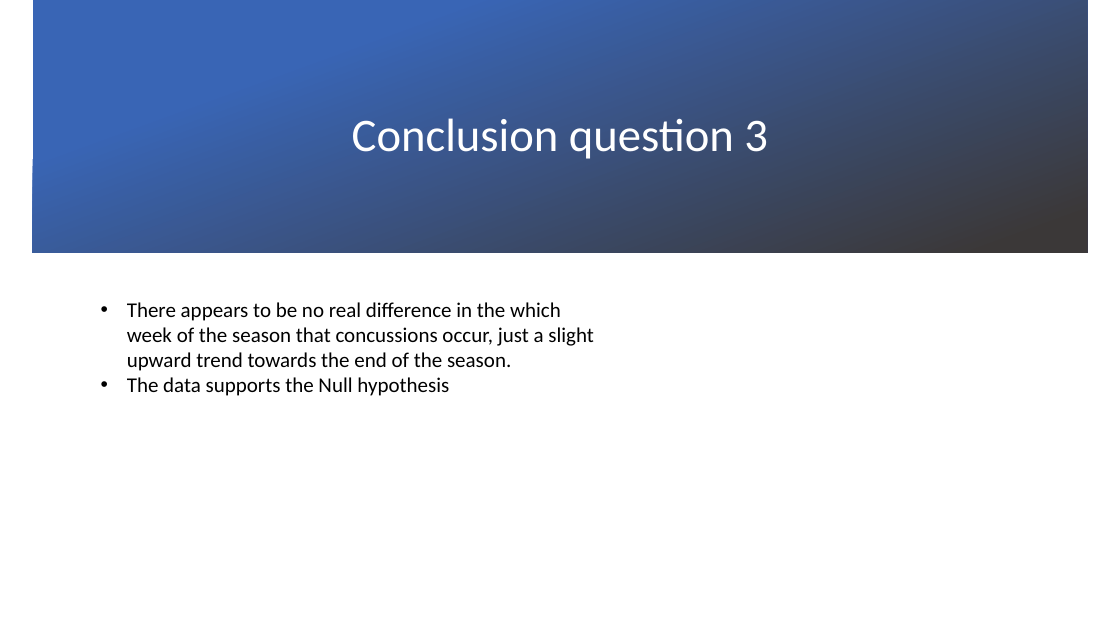
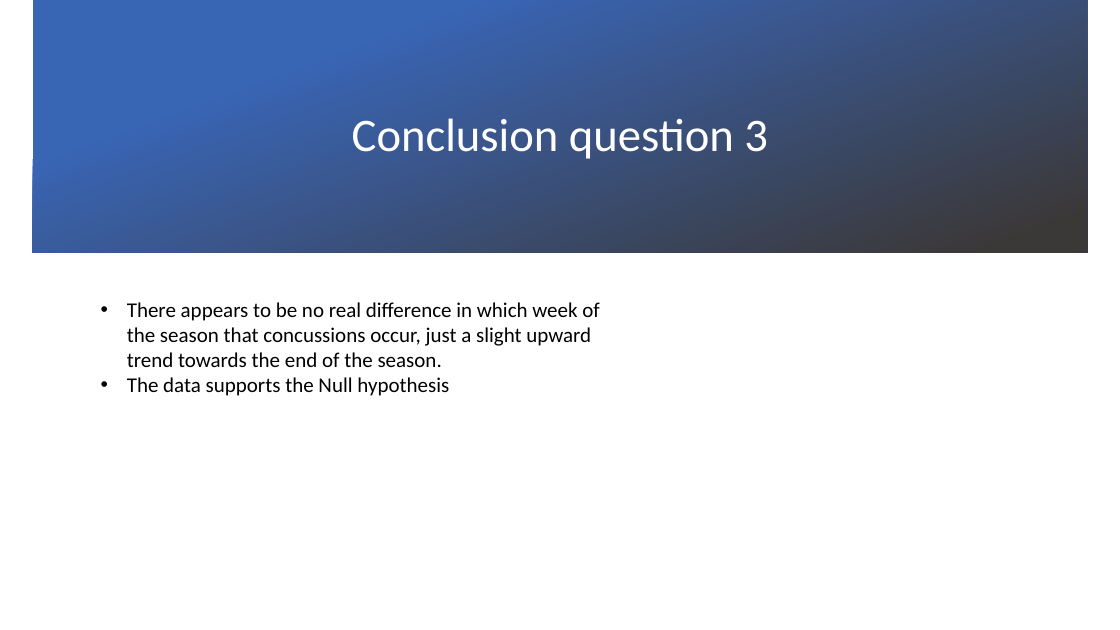
Before and after one commit to trippy64/ConcussionGroupA, a slide deck: slide 14 of Concussions in the NFL.pptx (slide 13 before the commit). Drawn at 1120x630 pixels with LibreOffice and Linux fonts; fonts in the diff are those of the drawing; background and template pictures are left out. Boxes give left, top, right and bottom in pixels: in the first picture for what was removed or moved away, otherwise in the second. Text is boxed around its words. In the diff, an @@ line names an element or a change of style, - is before the commit and + after.

```diff
--- a/Concussions in the NFL.pptx
+++ b/Concussions in the NFL.pptx
@@ text at (127, 302, 599, 367): text changed @@
-• There appears to be no real difference in the which week of the season that concussions occur, just a slight upward trend towards the end of the season.
+• There appears to be no real difference in which week of the season that concussions occur, just a slight upward trend towards the end of the season.
```
Also in this commit, not shown: 1 other slide changed, 1 slide added, 2 other files.
